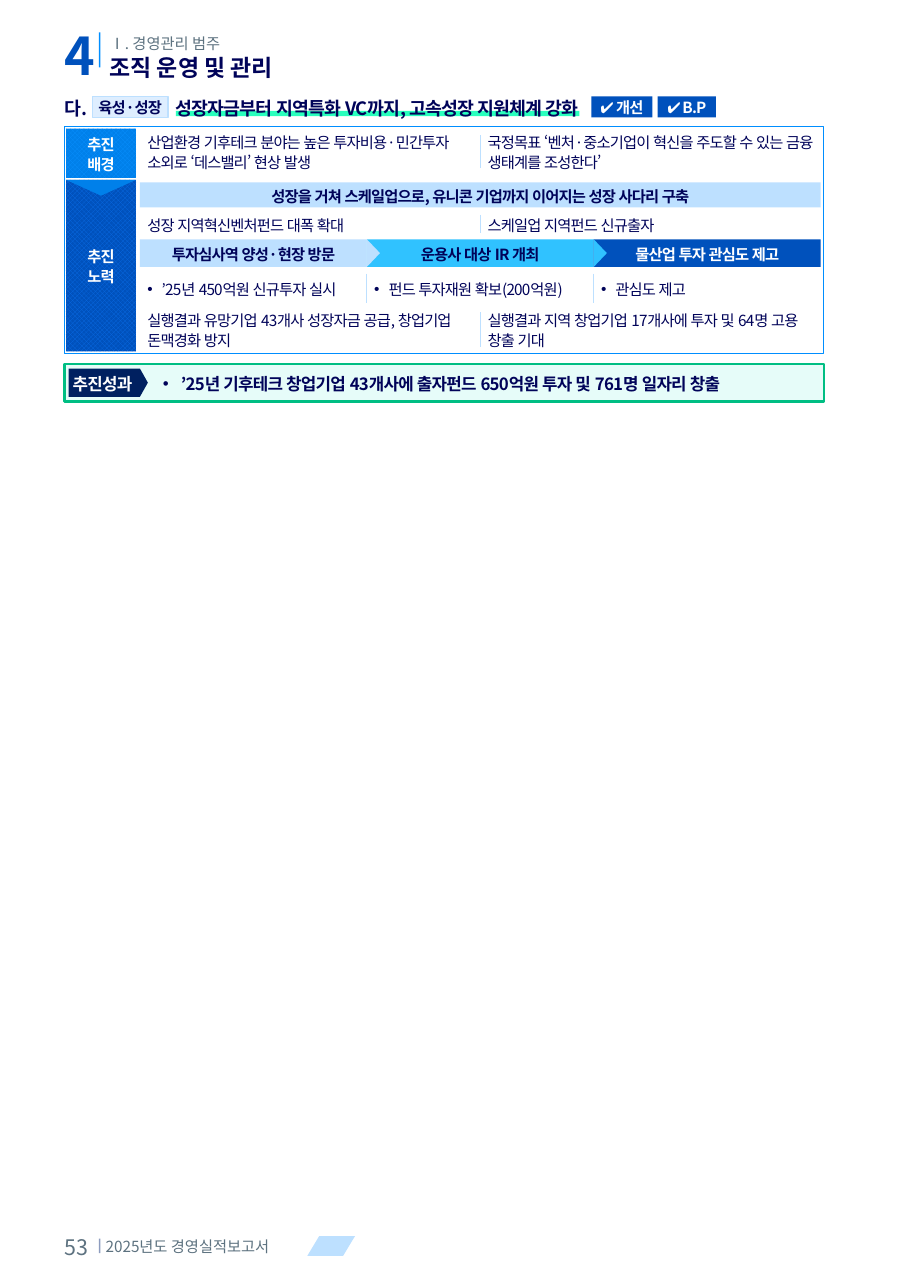
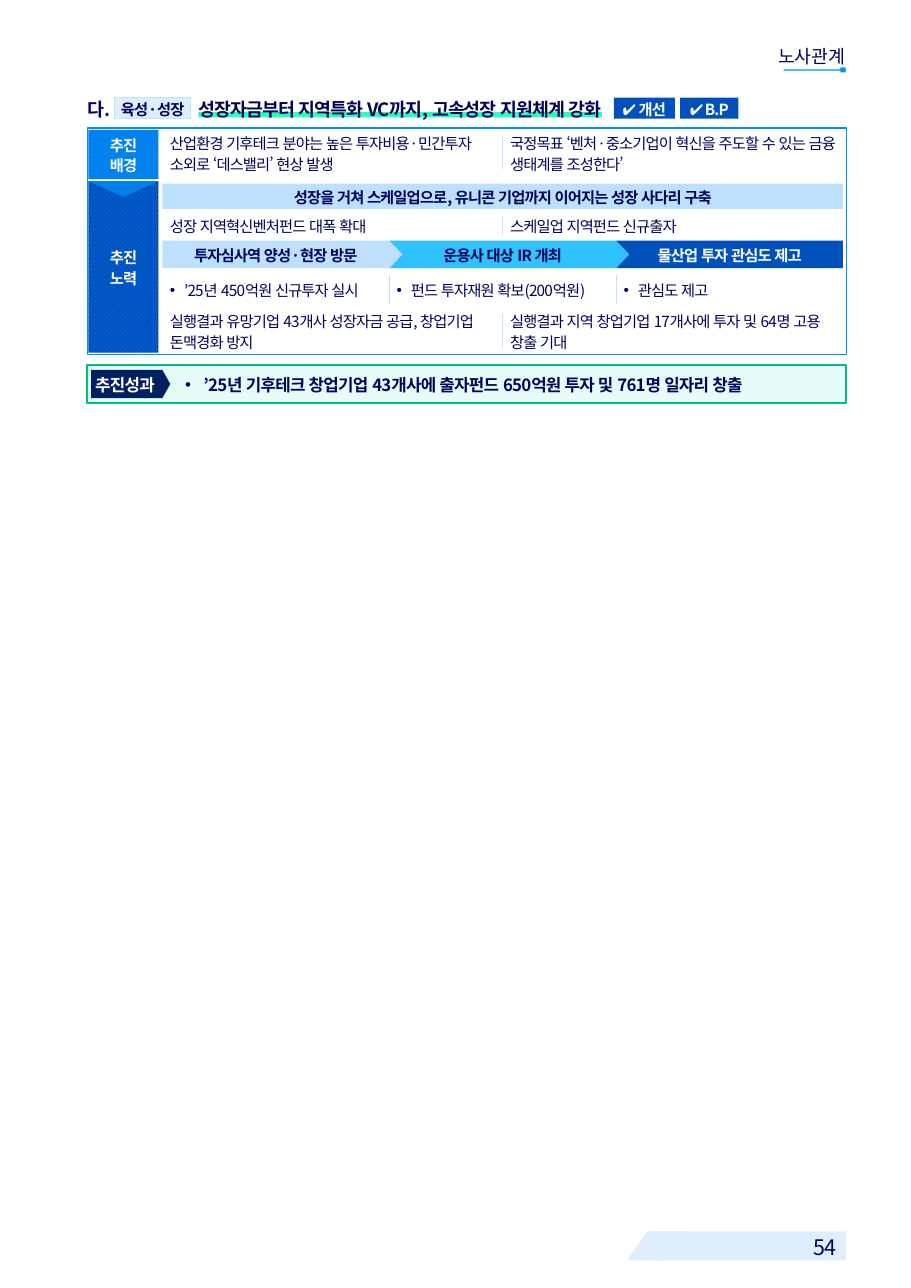
Before and after one commit to khjlsi-creator/claude, a slide deck: slide 54 of korad-경영평가-ppt/KORAD_경영평가_레이아웃_템플릿_A4세로.pptx (slide 53 before the commit). Drawn at 911x1288 pixels with LibreOffice and Linux fonts; fonts in the diff are those of the drawing; background and template pictures are left out. Boxes give left, top, right and bottom in pixels: in the first picture for what was removed or moved away, otherwise in the second. Text is boxed around its words. In the diff, an @@ line names an element or a change of style, - is before the commit and + after.

```diff
--- a/korad-경영평가-ppt/KORAD_경영평가_레이아웃_템플릿_A4세로.pptx
+++ b/korad-경영평가-ppt/KORAD_경영평가_레이아웃_템플릿_A4세로.pptx
@@ text removed at (65, 36, 96, 75) @@
-4
@@ rectangle removed at (99, 32, 100, 67) @@
@@ text removed at (110, 36, 220, 50) @@
-Ⅰ. 경영관리 범주
@@ text removed at (110, 56, 273, 78) @@
-조직 운영 및 관리
@@ text added at (778, 47, 845, 69), 12 pt, text #000359 @@
+노사관계
@@ rectangle added at (783, 69, 845, 71), fill #008EFF @@
@@ rectangle added at (840, 67, 846, 73), fill #008EFF @@
@@ text "성장 지역혁신벤처펀드 대폭 확대": place and size @@
-text "성장 지역혁신벤처펀드 대폭 확대" at (147, 218, 344, 233)
+text "성장 지역혁신벤처펀드 대폭 확대" at (170, 219, 366, 234)
@@ text "스케일업 지역펀드 신규출자": place and size @@
-text "스케일업 지역펀드 신규출자" at (488, 218, 655, 233)
+text "스케일업 지역펀드 신규출자" at (510, 219, 677, 234)
@@ 16 texts, 12 rectangles, 5 lines, 3 freeform shapes: place and size @@
-16 texts, 12 rectangles, 5 lines, 3 freeform shapes at (65, 96, 824, 401)
+16 texts, 12 rectangles, 5 lines, 3 freeform shapes at (87, 97, 846, 403)
@@ 4 texts, 1 pentagon arrow: place and size @@
-4 texts, 1 pentagon arrow at (68, 135, 452, 398)
+4 texts, 1 pentagon arrow at (91, 136, 474, 399)
@@ text removed at (65, 1239, 89, 1255) @@
-53
@@ rectangle removed at (99, 1239, 100, 1254) @@
@@ text removed at (106, 1239, 269, 1253) @@
-2025년도 경영실적보고서
@@ parallelogram removed at (307, 1236, 355, 1256) @@
@@ parallelogram added at (627, 1232, 687, 1260), fill #DEEEFF @@
@@ rectangle added at (653, 1232, 846, 1260), fill #DEEEFF @@
@@ text added at (813, 1239, 837, 1256), 14 pt, text #000359 @@
+54
```
Also in this commit, not shown: 39 other slides changed, 6 slides added, 5 slides removed, 3 other files.
